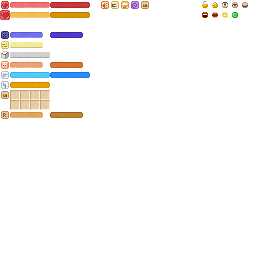
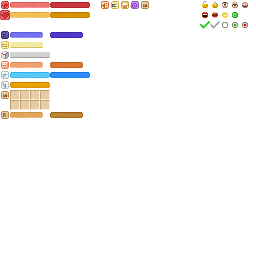
Revision of a layered w=256, h=256 image; what changed, layer by layer:
added layer "复选框 - 反选中" above "复选框 - 选中" over [242, 22, 248, 28]
added layer "复选框 - 选中" above "复选框 - 未选中" over [232, 22, 238, 28]
added layer "复选框 - 未选中" above "打勾 - 待定" over [222, 22, 228, 28]
added layer "打勾 - 待定" above "打勾" over [210, 21, 220, 29]
added layer "打勾" above "交易" over [200, 21, 210, 29]
